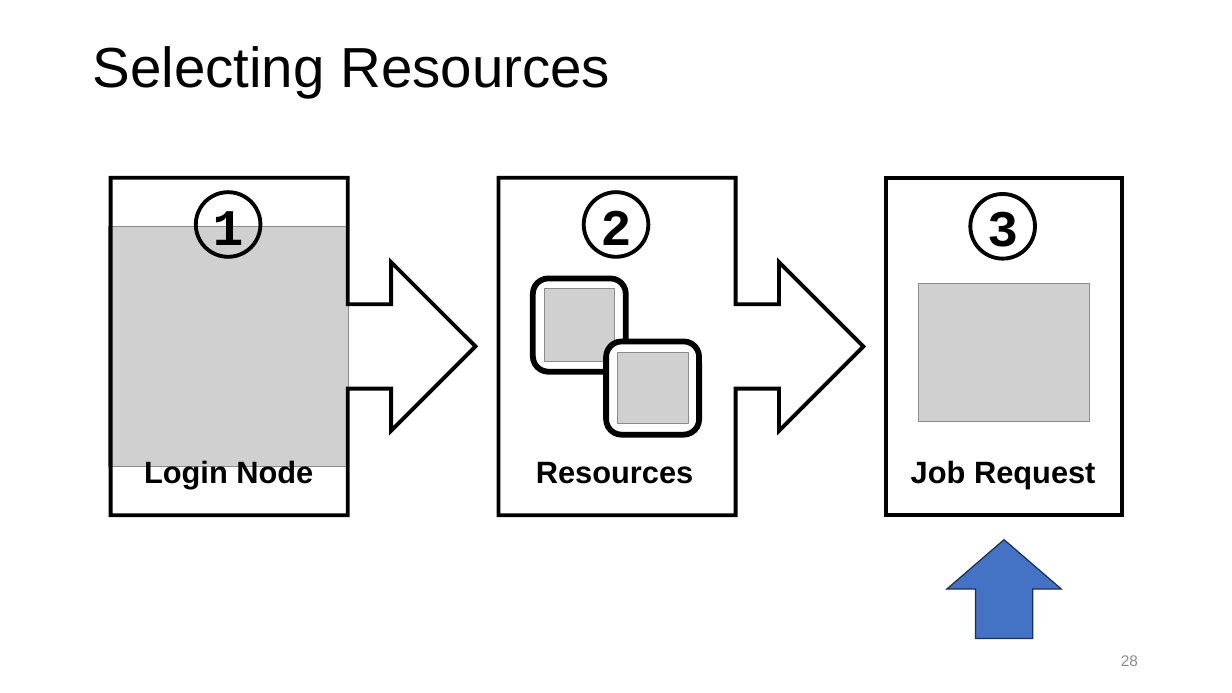
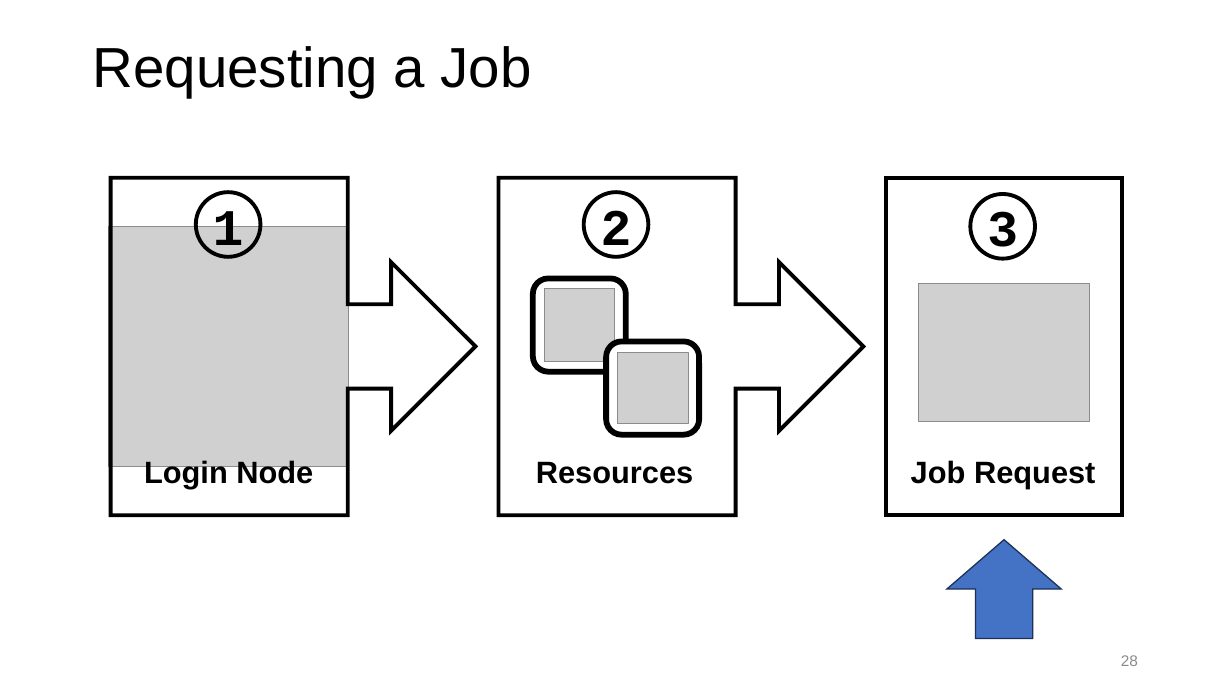
Before and after one commit to ResearchComputing/Getting_Started_With_Research_Computing, a slide deck: slide 28 of Command_Line_And_Job_Scheduling.pptx. Drawn at 1232x693 pixels with LibreOffice and Linux fonts; fonts in the diff are those of the drawing; grey boxes stand for pictures; background and template pictures are left out. Boxes give left, top, right and bottom in pixels: in the first picture for what was removed or moved away, otherwise in the second. Text is boxed around its words. In the diff, an @@ line names an element or a change of style, - is before the commit and + after.

```diff
--- a/Command_Line_And_Job_Scheduling.pptx
+++ b/Command_Line_And_Job_Scheduling.pptx
@@ title at <box>93,46,532,97</box>: text changed @@
-Selecting Resources
+Requesting a Job
```
Also in this commit, not shown: 5 other slides changed, 1 other file.
